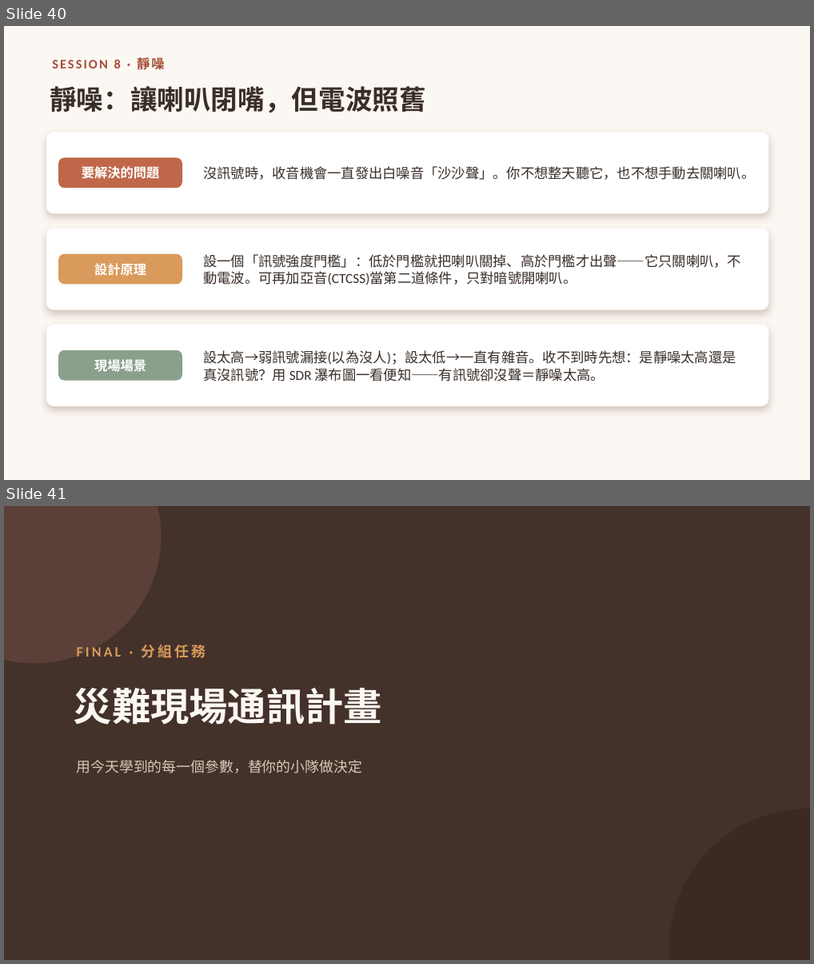
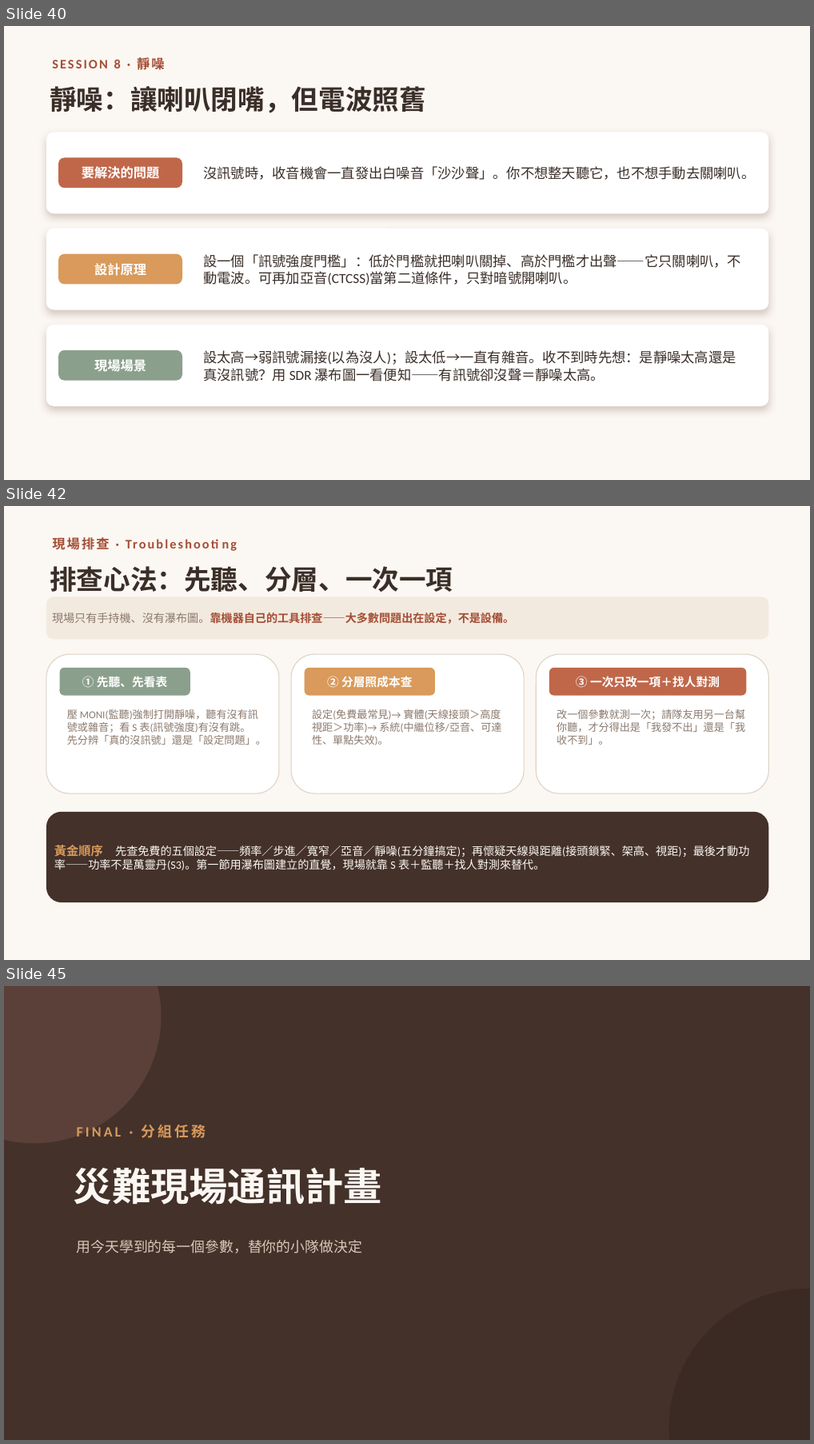
Before and after one commit to winson3QQ/Radio-Advanced, a slide deck: 投影片/進階無線電_課程投影片.pptx. Shown one above the other, each under a label of ours: slides 40 and 41 before the commit, slides 40, 42 and 45 after it; the slides between them are not shown. The pictures are 814x964 and 814x1444 pixels, drawn with LibreOffice and Linux fonts; fonts in the diff are those of the drawing. Boxes give left, top, right and bottom in pixels: in the first picture for what was removed or moved away, otherwise in the second. Text is boxed around its words. In the diff, an @@ line names an element or a change of style, - is before the commit and + after.

```diff
--- a/投影片/進階無線電_課程投影片.pptx
+++ b/投影片/進階無線電_課程投影片.pptx
@@ slide 42 added at [4,506,810,960], background #FBF7F2 @@
@@ text added at [52,535,109,552], 15.5 pt, text #A44E36, bold @@
+現場排查 · Troubleshooting
@@ text added at [50,566,453,592], 32 pt, text #3A2E28, bold @@
+排查心法：先聽、分層、一次一項
@@ rounded rectangle added at [46,596,770,639], fill #F3EADF, 13.5 pt, text #A44E36, bold @@
+現場只有手持機、沒有瀑布圖。靠機器自己的工具排查——大多數問題出在設定，不是設備。
@@ rounded rectangle added at [46,654,279,793], fill #FFFFFF, outline #DDD2C6 1 pt @@
@@ rounded rectangle added at [60,668,190,696], fill #8AA08C, 14 pt, text #FFFFFF, bold @@
+① 先聽、先看表
@@ rounded rectangle added at [291,654,524,793], fill #FFFFFF, outline #DDD2C6 1 pt @@
@@ rounded rectangle added at [305,668,435,696], fill #D99A5B, 14 pt, text #FFFFFF, bold @@
+② 分層照成本查
@@ rounded rectangle added at [536,654,770,793], fill #FFFFFF, outline #DDD2C6 1 pt @@
@@ rounded rectangle added at [550,668,747,696], fill #C0674A, 14 pt, text #FFFFFF, bold @@
+③ 一次只改一項＋找人對測
@@ text added at [67,709,266,744], 12.5 pt, text #8C7A6E @@
+壓 MONI(監聽)強制打開靜噪，聽有沒有訊號或雜音；看 S 表(訊號強度)有沒有跳。先分辨「真的沒訊號」還是「設定問題」。
@@ text added at [312,709,502,745], 12.5 pt, text #8C7A6E @@
+設定(免費最常見)→ 實體(天線接頭＞高度視距＞功率)→ 系統(中繼位移/亞音、可達性、單點失效)。
@@ text added at [557,709,746,744], 12.5 pt, text #8C7A6E @@
+改一個參數就測一次；請隊友用另一台幫你聽，才分得出是「我發不出」還是「我收不到」。
@@ rounded rectangle added at [46,812,770,902], fill #43312A, 13.5 pt, text #FBF7F2 @@
+黃金順序 先查免費的五個設定——頻率／步進／寬窄／亞音／靜噪(五分鐘搞定)；再懷疑天線與距離(接頭鎖緊、架高、視距)；最後才動功率——功率不是萬靈丹(S3)。第一節用瀑布圖建立的直覺，現場就靠 S 表＋監聽＋找人對測來替代。
@@ what was slide 41 is now slide 45 @@
```
Also in this commit, not shown: 1 slide changed, 3 other slides added.
